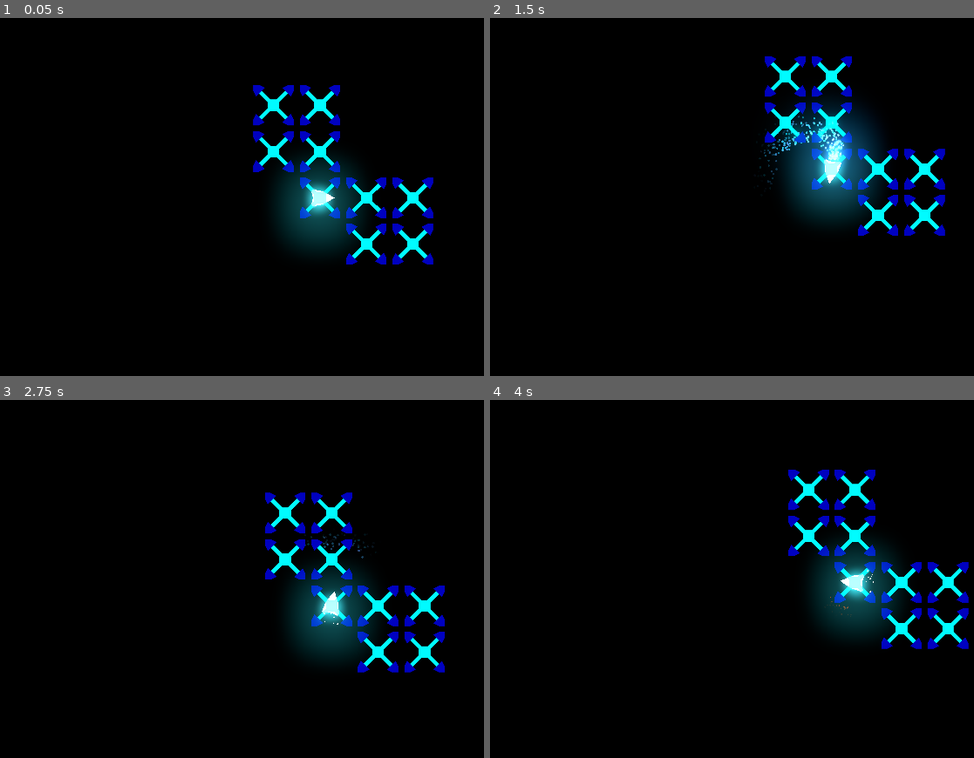
Above: before the commit, frames 1-4 (two rows, left to right).
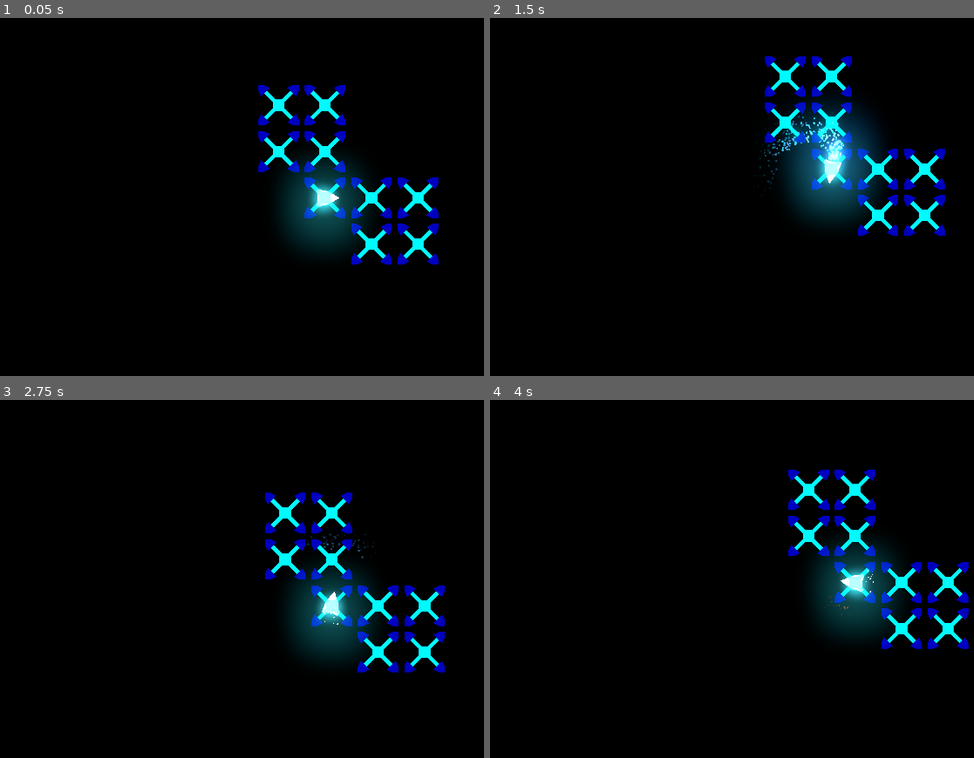
Above: after the commit, the same moments.

Repository: Insta-x/boost-racer
Game: Godot game, scene res://Src/Game.tscn
Two runs of this game, one before a commit and one after it. Both use one fixed random seed, a clock stepped at 60 frames per second and the inputs below. This scene is started directly instead of the project's main scene.
Inputs:
- Up to frame 1 (0.05 s): no input
- Up to frame 2 (1.5 s): tap Enter at 0.5 s; hold D (turn_right) 0.53-1.28 s; hold Shift (boost) 0.53-1.28 s; hold Space (brake) from 1.28 s (still down); tap Shift (boost) at 1.35 s
- Up to frame 3 (2.75 s): release Space (brake) at 2.03 s; hold D (turn_right) from 2.03 s (still down); hold Shift (boost) from 2.03 s (still down)
- Up to frame 4 (4 s): release D (turn_right) at 2.78 s; release Shift (boost) at 2.78 s; hold W (thrust) 2.78-3.53 s; tap Shift (boost) at 2.85 s; hold A (turn_left) from 3.53 s (still down); hold Shift (boost) from 3.53 s (still down)

The runs differ from the first frame. In frame 1, 4.4% of the frame differs, in the area x 52-91%, y 18-69%; in frame 2, nothing differs; in frame 3, less than 0.1%; in frame 4, less than 0.1%.

Commit message:
map tweaking

Diff:
--- a/Src/Game.tscn
+++ b/Src/Game.tscn
@@ -14,7 +14,6 @@
 script = ExtResource( 2 )
 
 [node name="GameWorld" parent="." instance=ExtResource( 1 )]
-position = Vector2( -14, 0 )
 
 [node name="GameCamera" parent="." instance=ExtResource( 9 )]
 position = Vector2( -192, 9216 )
@@ -43,7 +42,6 @@
 
 [node name="Music" type="AudioStreamPlayer" parent="."]
 stream = ExtResource( 6 )
-autoplay = true
 
 [node name="StartTimer" type="Timer" parent="."]
 wait_time = 5.0
@@ -51,5 +49,3 @@
 autostart = true
 
 [connection signal="timeout" from="StartTimer" to="." method="_on_StartTimer_timeout"]
-
-[editable path="GameWorld"]
--- a/Src/GameWorld.tscn
+++ b/Src/GameWorld.tscn
@@ -10,7 +10,7 @@
 collision_mask = 3
 
 [node name="CollisionPolygon2D" type="CollisionPolygon2D" parent="OuterWall"]
-polygon = PoolVector2Array( -640, 9088, -640, 9024, -64, 844 …(116 unchanged characters)… , 3072, 8896, 3840, 8896, 4736, 9792, 5504, 9792, 6400, 8896, 7744, 8896, 8640, 8000, 8832, 8000, 9472, 8640, 12672, 8640, 13184, 8128, 14080, 8128, 14080, 5120, 13376, 4416, 13376, 3456, 14080, 2752, 14080, 2432, 13504, 1856, 13504, -64, 11520, -64, 11520, 2112, 8448, 2112, 8448, -256, 7232, -256, 5952, 1024, 3840, 1024, 3840, 320, 3008, -512, 512, -512, 0, 0, 0, 8448, -576, 9024, 0, 9600, -64, 9664 )
+polygon = PoolVector2Array( -640, 9088, -640, 9024, -64, 844 …(116 unchanged characters)… , 3072, 8896, 3840, 8896, 4736, 9792, 5568, 9792, 6400, 8960, 7744, 8960, 8704, 8000, 8768, 8000, 9408, 8640, 12672, 8640, 13184, 8128, 14080, 8128, 14080, 5120, 13376, 4416, 13376, 3456, 14080, 2752, 14080, 2432, 13504, 1856, 13504, -64, 11840, -64, 11520, 256, 11520, 1472, 10816, 2112, 9856, 2112, 8512, 768, 8512, 128, 8384, 0, 7232, 0, 6208, 1024, 4544, 1024, 3008, -512, 512, -512, 0, 0, 0, 8448, -576, 9024, 0, 9600, -64, 9664 )
 __meta__ = {
 "_edit_lock_": true
 }
@@ -20,7 +20,7 @@
 
 [node name="CollisionPolygon2D" type="CollisionPolygon2D" parent="Wall"]
 position = Vector2( 192, 192 )
-polygon = PoolVector2Array( 192, 2304, 192, -64, 448, -320, 2560, -320, 3328, 448, 3008, 448, 2432, -128, 1920, -128, 1920, 1728, 768, 1728 )
+polygon = PoolVector2Array( 192, 2304, 192, -64, 448, -320, 2560, -320, 3328, 448, 3136, 448, 2432, -256, 1920, -256, 1920, 1600, 1792, 1728, 768, 1728 )
 
 [node name="CollisionPolygon2D2" type="CollisionPolygon2D" parent="Wall"]
 position = Vector2( 832, 3200 )
@@ -28,7 +28,7 @@
 
 [node name="CollisionPolygon2D3" type="CollisionPolygon2D" parent="Wall"]
 position = Vector2( 1024, 768 )
-polygon = PoolVector2Array( 1408, -512, 1472, -512, 2048, 64, 2496, 64, 2496, 640, 5120, 640, 6400, -640, 7040, -640, 7040, 1344, 2624, 1344, 2624, 2048, 3136, 2048, 3136, 3136, 2368, 3904, 2368, 1984, 1408, 1024 )
+polygon = PoolVector2Array( 1408, -384, 1600, -384, 2624, 640, 5632, 640, 6400, -128, 7040, -128, 7040, 0, 8384, 1344, 2624, 1344, 2624, 2048, 3136, 2048, 3136, 3136, 2368, 3904, 2368, 1984, 1408, 1024 )
 
 [node name="CollisionPolygon2D4" type="CollisionPolygon2D" parent="Wall"]
 position = Vector2( 512, 3136 )
@@ -40,7 +40,7 @@
 
 [node name="CollisionPolygon2D6" type="CollisionPolygon2D" parent="Wall"]
 position = Vector2( 3520, 3264 )
-polygon = PoolVector2Array( -128, 5312, 384, 4800, 384, 4096, 4544, 4096, 4864, 4416, 4864, 4608, 4160, 5312, 2880, 5312, 1984, 6208, 1216, 6208, 320, 5312 )
+polygon = PoolVector2Array( -128, 5312, 384, 4800, 384, 4096, 1472, 4096, 1600, 3968, 3456, 3968, 3584, 4096, 4544, 4096, 4864, 4416, 4864, 4608, 4160, 5312, 2752, 5312, 1984, 6080, 1216, 6080, 448, 5312 )
 
 [node name="CollisionPolygon2D7" type="CollisionPolygon2D" parent="Wall"]
 position = Vector2( 1472, 3136 )
@@ -48,23 +48,23 @@
 
 [node name="CollisionPolygon2D8" type="CollisionPolygon2D" parent="Wall"]
 position = Vector2( 1472, 2944 )
-polygon = PoolVector2Array( 2496, 4096, 2496, 3328, 4032, 3328, 4032, 1728, 6592, 1728, 6592, 4096 )
+polygon = PoolVector2Array( 2496, 4096, 2496, 3328, 4032, 3328, 4032, 1728, 6592, 1728, 6592, 3008, 6144, 3456, 6144, 3776, 6464, 4096, 5440, 4096, 5376, 4160, 3776, 4160, 3712, 4096 )
 
 [node name="CollisionPolygon2D9" type="CollisionPolygon2D" parent="Wall"]
 position = Vector2( 3776, 2240 )
-polygon = PoolVector2Array( 4480, 2432, 4480, 3520, 5760, 3520, 5824, 3456, 5824, 2432 )
+polygon = PoolVector2Array( 4480, 2432, 4480, 3520, 4608, 3520, 4736, 3392, 4864, 3392, 4992, 3520, 5632, 3520, 5824, 3328, 5824, 2432 )
 
 [node name="CollisionPolygon2D10" type="CollisionPolygon2D" parent="Wall"]
-position = Vector2( 4224, 2540.8 )
-polygon = PoolVector2Array( 5568, 2131.2, 5568, 3200, 6400, 3200, 6400, 2131.2 )
+position = Vector2( 4224, 2560 )
+polygon = PoolVector2Array( 5568, 2112, 5568, 2816, 5696, 2944, 5696, 3072, 5568, 3200, 6208, 3200, 6400, 3008, 6400, 2368, 6656, 2112 )
 
 [node name="CollisionPolygon2D11" type="CollisionPolygon2D" parent="Wall"]
 position = Vector2( 4992, 1280 )
-polygon = PoolVector2Array( 3264, 4672, 3264, 5760, 3584, 5760, 3584, 5184, 7040, 5184, 7040, 6400, 7616, 6400, 8704, 5312, 8704, 3840, 8000, 3136, 8000, 2176, 8704, 1472, 8704, 1280, 8384, 960, 7360, 1984, 7360, 3392, 5888, 3392, 5888, 4672 )
+polygon = PoolVector2Array( 2944, 5184, 2944, 5440, 3264, 5760, 3584, 5760, 3584, 5184, 7040, 5184, 7040, 6400, 7616, 6400, 8704, 5312, 8704, 3840, 8000, 3136, 8000, 2176, 8704, 1472, 8704, 1280, 8384, 960, 7360, 1984, 7360, 3392, 6208, 3392, 5888, 3712, 5888, 4480, 5696, 4672, 3456, 4672 )
 
 [node name="CollisionPolygon2D12" type="CollisionPolygon2D" parent="Wall"]
 position = Vector2( 3648, 3264 )
-polygon = PoolVector2Array( 4736, 4096, 4992, 4352, 5184, 4352, 5440, 4096 )
+polygon = PoolVector2Array( 4800, 4096, 5056, 4352, 5120, 4352, 5376, 4096 )
 
 [node name="CollisionPolygon2D13" type="CollisionPolygon2D" parent="Wall"]
 position = Vector2( 3904, 3328 )
@@ -80,11 +80,11 @@
 
 [node name="CollisionPolygon2D16" type="CollisionPolygon2D" parent="Wall"]
 position = Vector2( 5120, 1280 )
-polygon = PoolVector2Array( 8064, 704, 7232, 1536, 7232, 768, 6784, 768, 6784, -1024, 8064, -1024 )
+polygon = PoolVector2Array( 8064, 704, 7232, 1536, 7232, 768, 7104, 768, 6784, 448, 6784, -256, 7552, -1024, 8064, -1024 )
 
 [node name="CollisionPolygon2D17" type="CollisionPolygon2D" parent="Wall"]
 position = Vector2( 4352, 1344 )
-polygon = PoolVector2Array( 7552, 1024, 5568, 1024, 5568, 1664, 4992, 1664, 4992, 2048, 5120, 2176, 5568, 2176, 5568, 3008 )
+polygon = PoolVector2Array( 7552, 1024, 7424, 1024, 7168, 768, 7168, 512, 6591.87, 1024, 5568, 1024, 5568, 1664, 4992, 1664, 4992, 2048, 5120, 2176, 5568, 2176, 5568, 3008 )
 
 [node name="CollisionPolygon2D18" type="CollisionPolygon2D" parent="Wall"]
 position = Vector2( 4928, 1792 )
